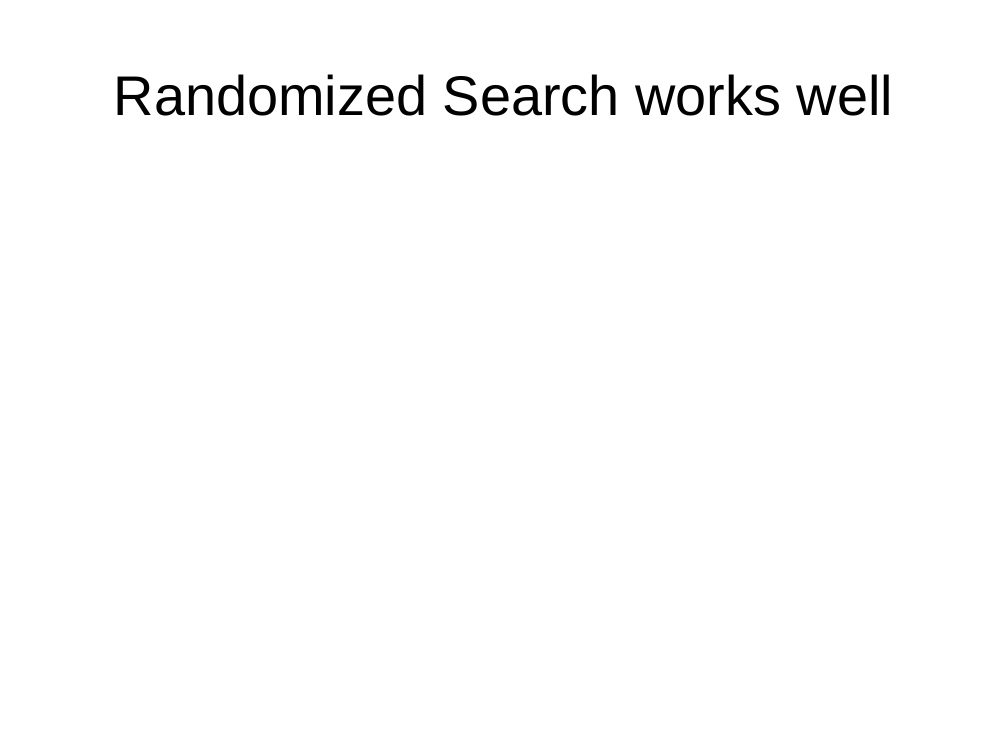
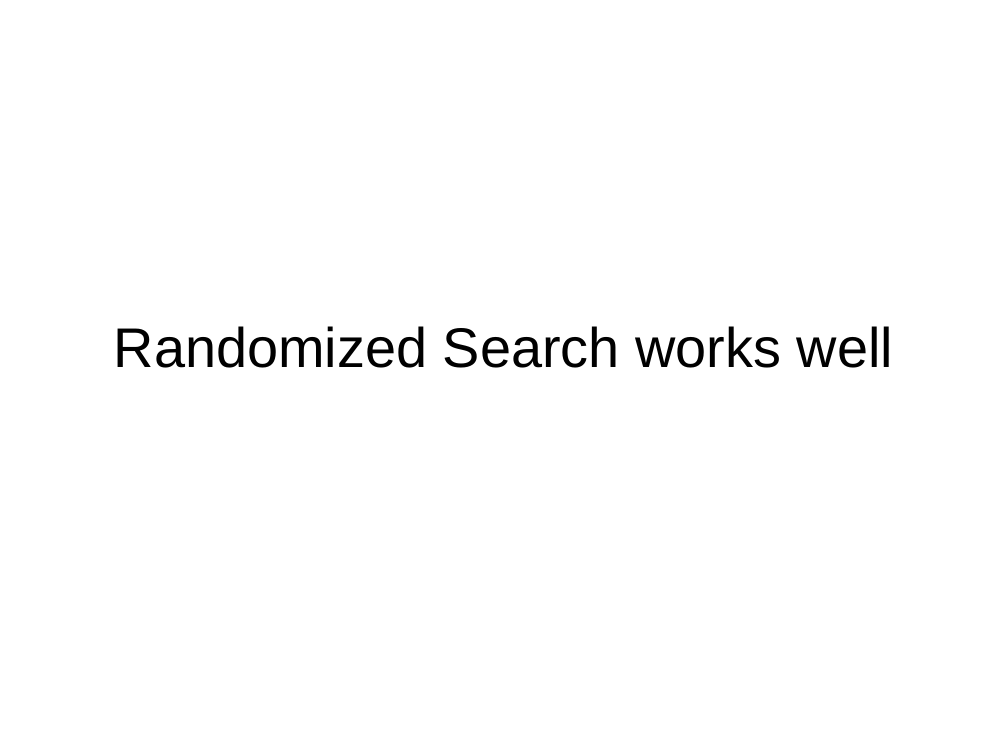
Before and after one commit to amueller/talks_odt, a slide deck: slide 40 of automating_machine_learning_scipy2016.odp. Drawn at 1008x756 pixels with LibreOffice and Linux fonts; fonts in the diff are those of the drawing. Boxes give left, top, right and bottom in pixels: in the first picture for what was removed or moved away, otherwise in the second. Text is boxed around its words. In the diff, an @@ line names an element or a change of style, - is before the commit and + after.

```diff
--- a/automating_machine_learning_scipy2016.odp
+++ b/automating_machine_learning_scipy2016.odp
@@ title "Randomized Search works well" moved from (x1=114, y1=74, x2=893, y2=116) to (x1=114, y1=326, x2=893, y2=368) @@
```
Also in this commit, not shown: 10 other slides changed, 2 slides added, 2 slides removed, 1 other file.
